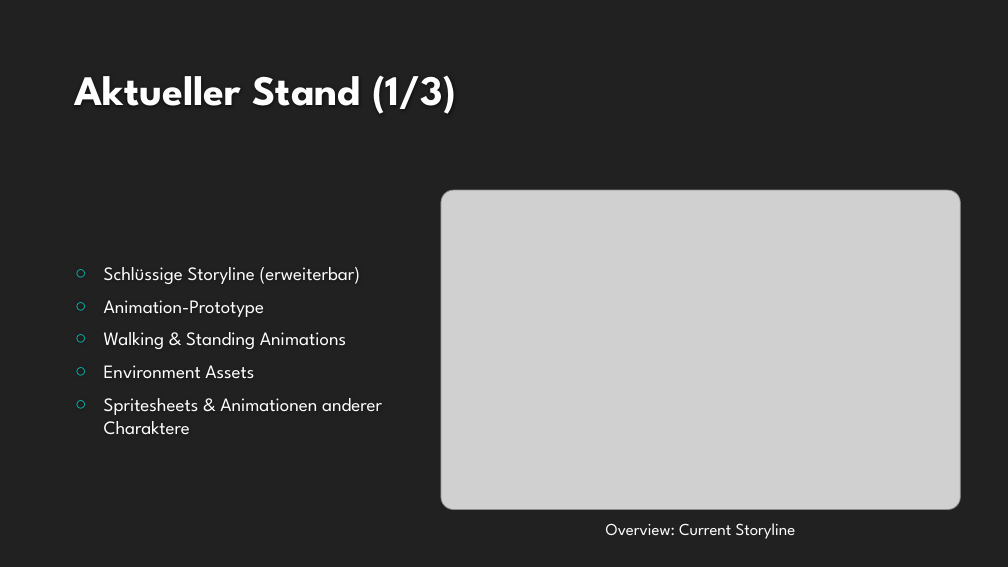
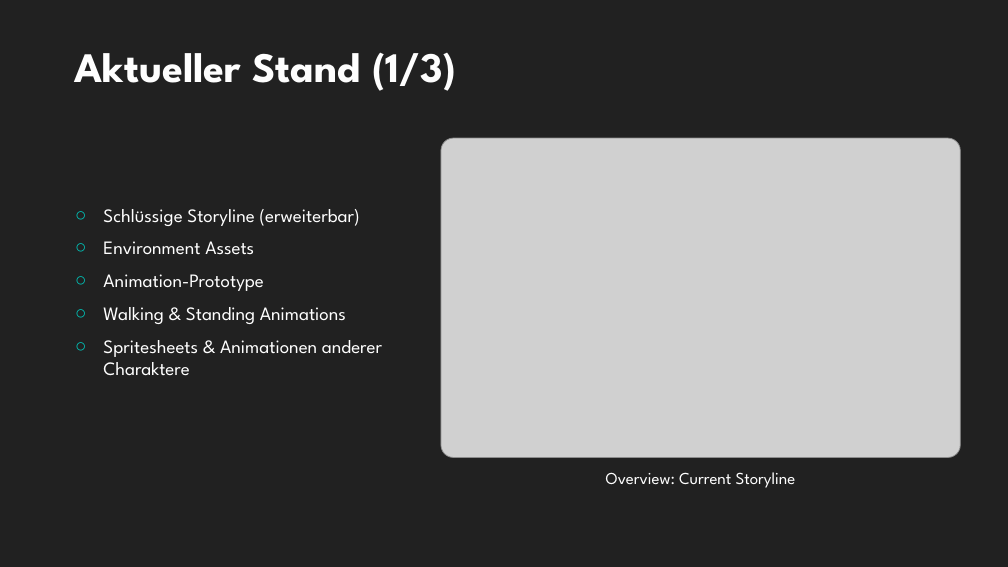
Before and after one commit to EmKaCe/DoctorWhy, a slide deck: slide 13 of Information/Präsentation.pptx. Drawn at 1008x567 pixels with LibreOffice and Linux fonts; fonts in the diff are those of the drawing; grey boxes stand for pictures; background and template pictures are left out. Boxes give left, top, right and bottom in pixels: in the first picture for what was removed or moved away, otherwise in the second. Text is boxed around its words. In the diff, an @@ line names an element or a change of style, - is before the commit and + after.

```diff
--- a/Information/Präsentation.pptx
+++ b/Information/Präsentation.pptx
@@ text "Aktueller Stand (1/3)" at bbox=[74, 52, 456, 91]: vertical alignment bottom to top @@
@@ picture: place and size @@
-picture at bbox=[441, 191, 960, 510]
+picture at bbox=[441, 138, 960, 457]
@@ text "Schlüssige Storyline (erweiterbar)" at bbox=[103, 209, 382, 376]: vertical alignment middle to top @@
@@ text at bbox=[103, 241, 254, 255]: paragraph added @@
+○ Environment Assets
@@ text at bbox=[104, 365, 254, 379]: paragraph removed @@
-○ Environment Assets
@@ text "Overview: Current Storyline": place and size @@
-text "Overview: Current Storyline" at bbox=[606, 523, 796, 539]
+text "Overview: Current Storyline" at bbox=[606, 472, 796, 488]
```
Also in this commit, not shown: 8 other slides changed.
